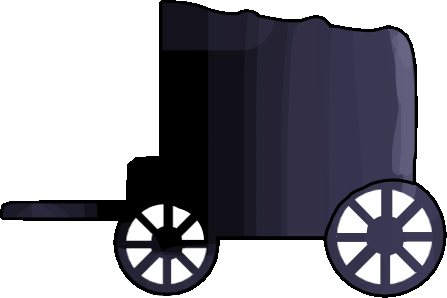
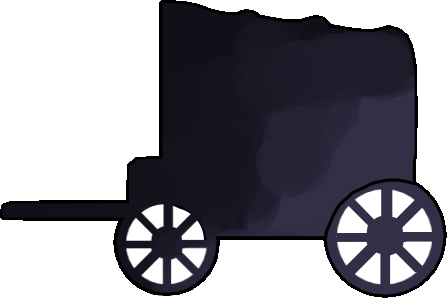
Revision of a layered 447px x 298px image; what changed, layer by layer:
hid "Paint Layer 8" over [368, 28, 432, 227]
added layer "Paint Layer 9" in group "Group 5" over [2, 3, 444, 295]
hid "Paint Layer 4", painted on it over [2, 3, 444, 295]
painted on "Paint Layer 3" over [2, 3, 444, 295]
painted on "Paint Layer 6" over [2, 3, 444, 295]
